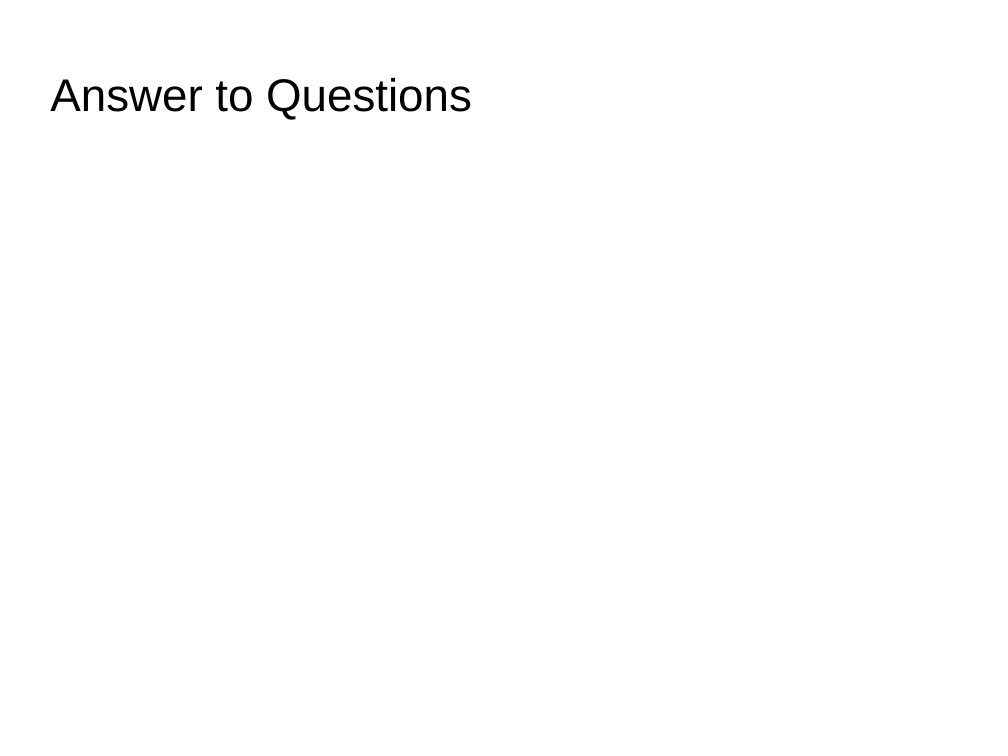
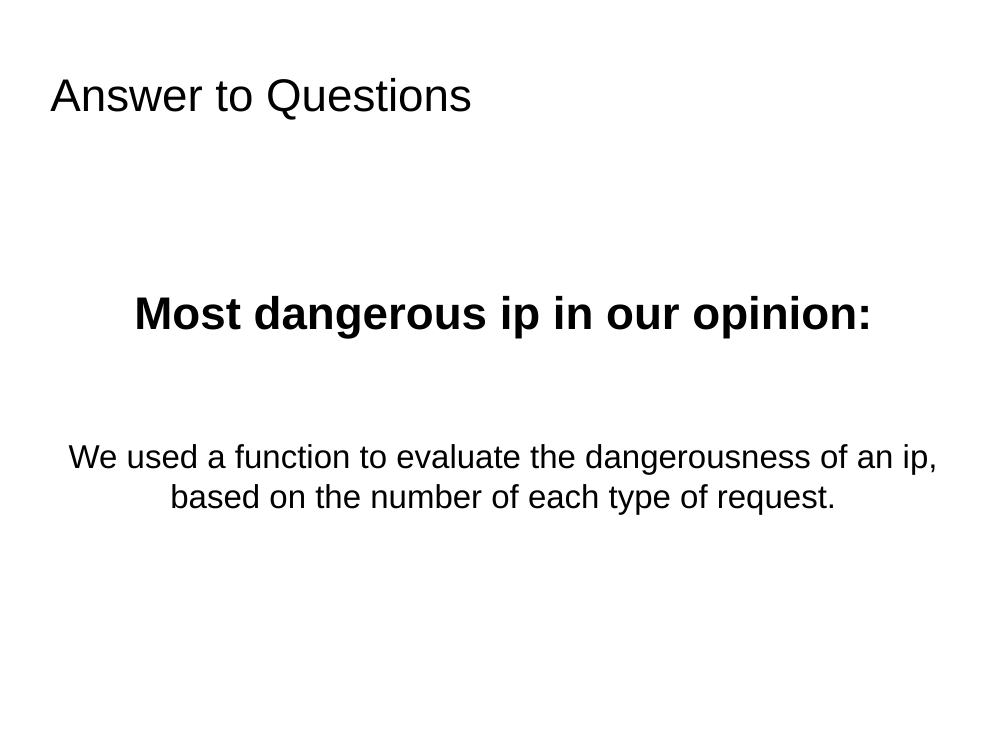
Before and after one commit to cmoutafidis/Wannabe-Serres-Hackathon-2019, a slide deck: slide 5 of presentation.odp. Drawn at 1008x756 pixels with LibreOffice and Linux fonts; fonts in the diff are those of the drawing; background and template pictures are left out. Boxes give left, top, right and bottom in pixels: in the first picture for what was removed or moved away, otherwise in the second. Text is boxed around its words. In the diff, an @@ line names an element or a change of style, - is before the commit and + after.

```diff
--- a/presentation.odp
+++ b/presentation.odp
@@ subtitle added at [69, 296, 938, 515], 26 pt, text #000000 @@
+Most dangerous ip in our opinion:
+We used a function to evaluate the dangerousness of an ip, based on the number of each type of request.
```
Also in this commit, not shown: 1 other slide changed, 2 other files.
